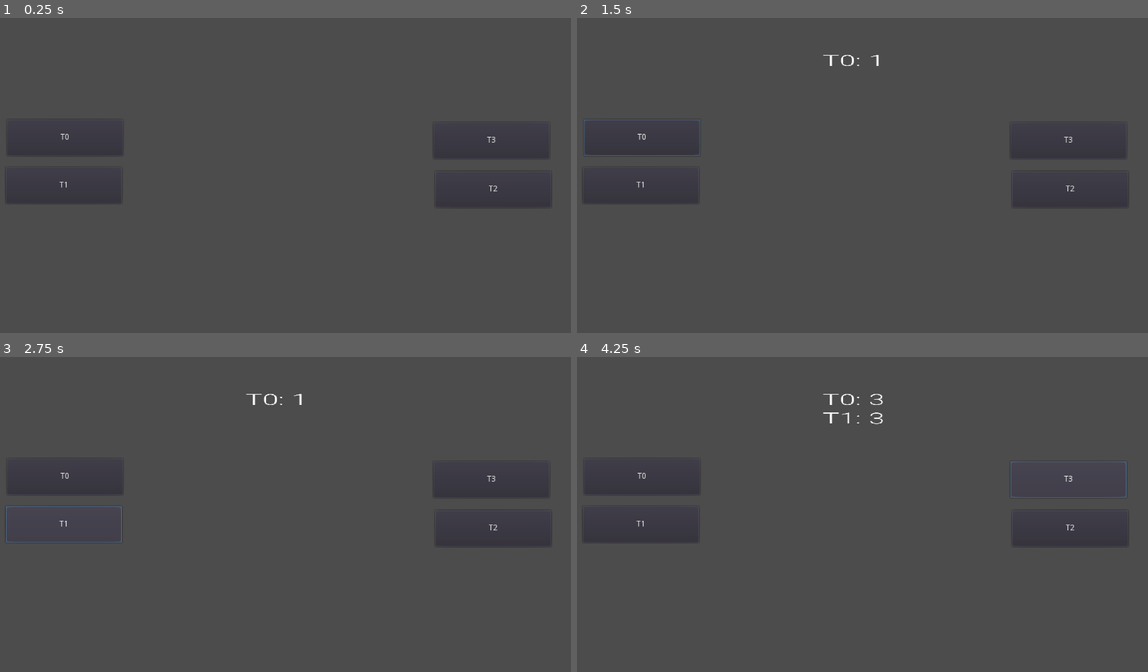
Above: before the commit, frames 1-4 (two rows, left to right).
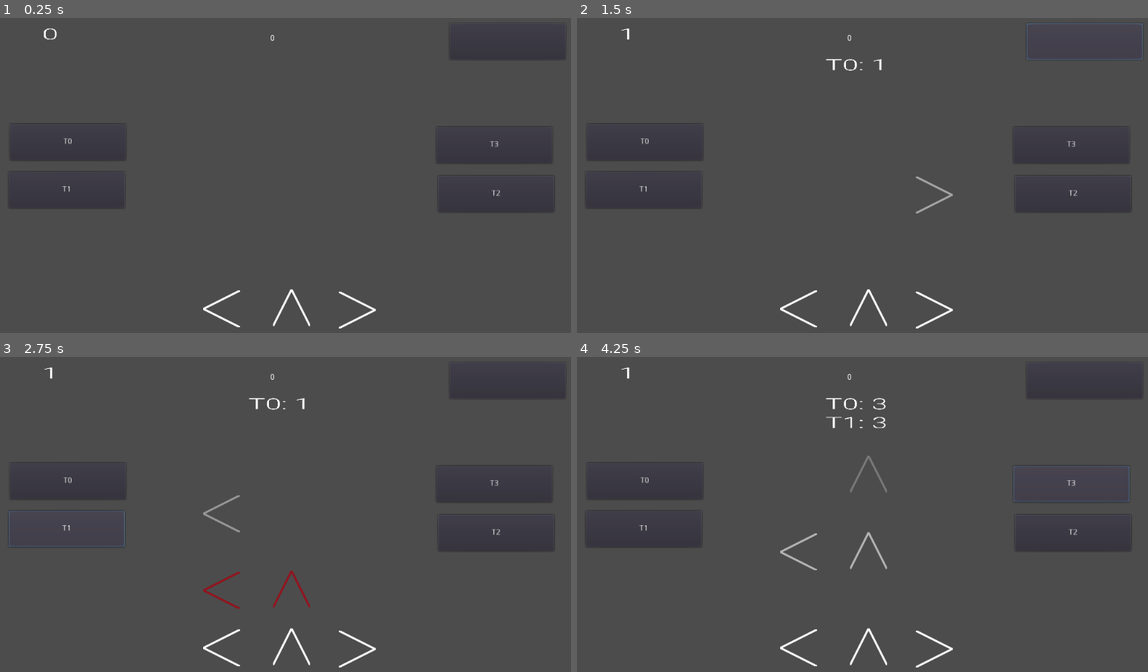
Above: after the commit, the same moments.

Repository: Sntx626/GameJam5
Game: Godot game, scene res://Scenes/MainScene.tscn
The game is run twice, just before and just after one commit, with the same random seed, the same clock (stepped at 60 frames per second) and the same inputs. Before the commit the project starts from res://Scenes/klicker.tscn.
Inputs (mouse positions are in pixels of both pictures, inside the frame that each line leads up to):
- Up to frame 1 (0.25 s): no input
- Up to frame 2 (1.5 s): click "T0" at 0.5 s; click (1085, 40) at 1.27 s
- Up to frame 3 (2.75 s): click "T1" at 2 s
- Up to frame 4 (4.25 s): click "T2" at 2.75 s; click "T3" at 3.5 s

The runs differ from the first frame. In frame 1, 0.6% of the frame differs, in the area x 2-97%, y 3-99%; in frame 2, 1.1%; in frame 3, 1.2%; in frame 4, 1.4%.

Commit message:
What just happend here

Diff:
--- a/Scenes/MainScene.tscn
+++ b/Scenes/MainScene.tscn
@@ -1,7 +1,8 @@
-[gd_scene load_steps=5 format=2]
+[gd_scene load_steps=6 format=2]
 
 [ext_resource path="res://Scenes/MainScene.gd" type="Script" id=1]
 [ext_resource path="res://Scenes/UI.tscn" type="PackedScene" id=2]
+[ext_resource path="res://Scenes/klicker.tscn" type="PackedScene" id=3]
 
 [sub_resource type="DynamicFontData" id=1]
 font_path = "res://Fonts/Roboto-Light.ttf"
@@ -45,4 +46,7 @@
 
 [node name="Node2D" parent="." instance=ExtResource( 2 )]
 
+[node name="Klicker" parent="." instance=ExtResource( 3 )]
+position = Vector2( 5.04535, 7.56805 )
+
 [connection signal="pressed" from="Button" to="." method="_on_Button_pressed"]
--- a/Scenes/UI.gd
+++ b/Scenes/UI.gd
@@ -1,7 +1,7 @@
 extends Node2D
-var templateUp =    ".        "
-var templateRight = "   .     "
-var templateLeft =  "      .  "
+var templateUp =    "..    .    "
+var templateRight = "   .       "
+var templateLeft =  ".     ..   "
 
 var bpm = 180;
 var showTime = 1000;
--- a/project.godot
+++ b/project.godot
@@ -11,7 +11,7 @@
 [application]
 
 config/name="GameJam5"
-run/main_scene="res://Scenes/klicker.tscn"
+run/main_scene="res://Scenes/MainScene.tscn"
 config/icon="res://icon.png"
 
 [input]
